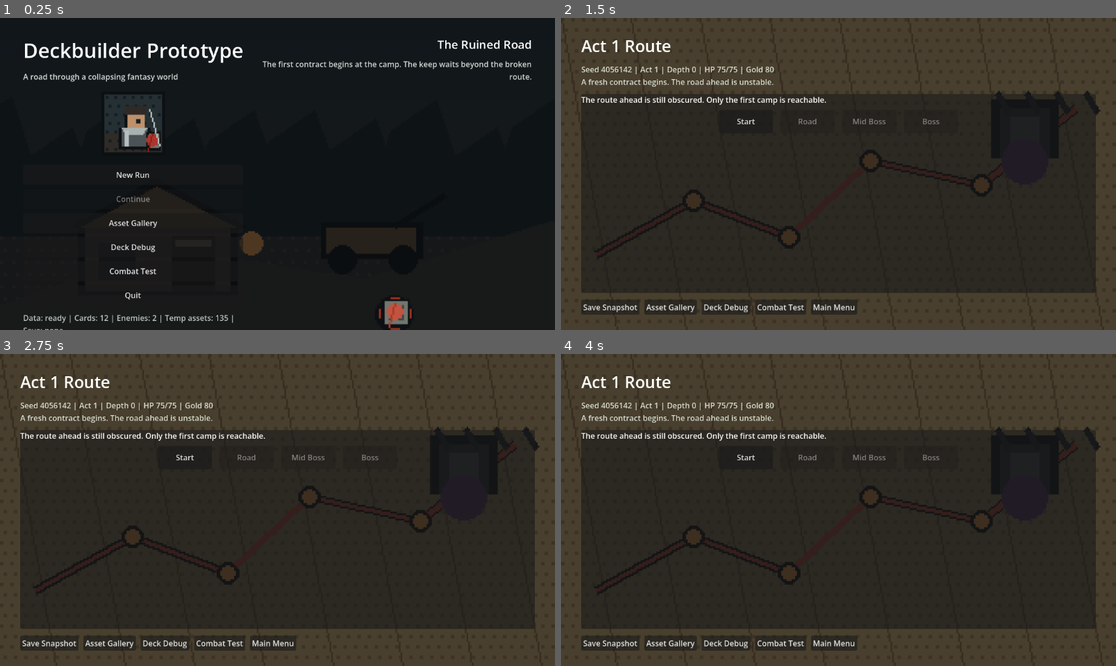
Above: before the commit, frames 1-4 (two rows, left to right).
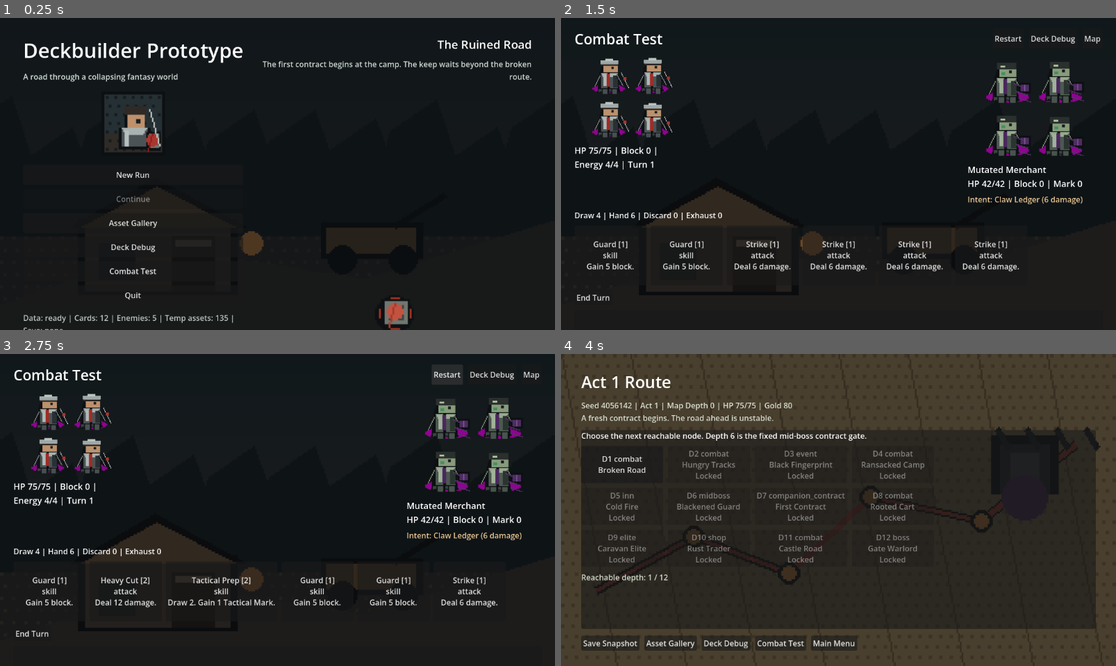
Above: after the commit, the same moments.

Repository: once0811-arch/game
Game: Godot game, scene res://scenes/main/main.tscn
Two runs of this game, one before a commit and one after it. Both use one fixed random seed, a clock stepped at 60 frames per second and the inputs below.
Inputs (mouse positions are in pixels of both pictures, inside the frame that each line leads up to):
- Up to frame 1 (0.25 s): no input
- Up to frame 2 (1.5 s): click "New Run" at 0.5 s; click (622, 127) at 1.25 s, where only the run after the commit has a clickable "D1 combat Broken Road"
- Up to frame 3 (2.75 s): click (449, 375) at 2 s, where only the run after the commit has a clickable "Restart"
- Up to frame 4 (4 s): click (610, 644) at 2.75 s, where only the run before the commit has a clickable "Save Snapshot"; click (1093, 375) at 3.5 s, where only the run after the commit has a clickable "Map"

The runs differ from the first frame. In frame 1, less than 0.1% of the frame differs, in the area x 27-29%, y 95-98%; in frame 2, 68%, in the area x 0-100%, y 0-100%; in frame 3, 68%; in frame 4, 3.3%.

Commit message:
Add phase 4 map reward flow

Diff:
--- a/SourceCode/autoloads/data_registry.gd
+++ b/SourceCode/autoloads/data_registry.gd
@@ -4,6 +4,7 @@
 const TEMP_ASSET_MANIFEST_PATH := "res://data/assets/temp_asset_manifest.json"
 const PROTAGONIST_CARDS_PATH := "res://data/cards/protagonist_cards.json"
 const ENEMIES_ACT1_PATH := "res://data/enemies/enemies_act1.json"
+const ACT1_ENCOUNTERS_PATH := "res://data/encounters/act1_encounters.json"
 
 var balance_constants: Dictionary = {}
 var temp_asset_manifest: Dictionary = {}
@@ -12,6 +13,7 @@
 var cards_by_id: Dictionary = {}
 var enemies_act1: Dictionary = {}
 var enemies_by_id: Dictionary = {}
+var act1_encounters: Dictionary = {}
 var load_errors: Array[String] = []
 
 
@@ -25,6 +27,7 @@
 	temp_asset_manifest = _load_dictionary(TEMP_ASSET_MANIFEST_PATH)
 	protagonist_cards = _load_dictionary(PROTAGONIST_CARDS_PATH)
 	enemies_act1 = _load_dictionary(ENEMIES_ACT1_PATH)
+	act1_encounters = _load_dictionary(ACT1_ENCOUNTERS_PATH)
 	_index_temp_assets()
 	_index_cards()
 	_index_enemies()
@@ -81,6 +84,10 @@
 	return enemies_by_id.size()
 
 
+func get_act1_encounters() -> Dictionary:
+	return act1_encounters
+
+
 func is_ready_for_phase_1() -> bool:
 	return load_errors.is_empty() and not balance_constants.is_empty() and get_temp_asset_count() > 0
 
@@ -91,6 +98,10 @@
 
 func is_ready_for_phase_3() -> bool:
 	return is_ready_for_phase_2() and get_enemy_count() > 0
+
+
+func is_ready_for_phase_4() -> bool:
+	return is_ready_for_phase_3() and not act1_encounters.is_empty()
 
 
 func _load_dictionary(path: String) -> Dictionary:
--- a/SourceCode/autoloads/scene_router.gd
+++ b/SourceCode/autoloads/scene_router.gd
@@ -34,6 +34,7 @@
 
 func start_new_run() -> void:
 	RunState.start_new_run()
+	MapState.start_act1()
 	go_to_map()
 
 
--- a/SourceCode/data/balance_constants.json
+++ b/SourceCode/data/balance_constants.json
@@ -1,6 +1,6 @@
 {
   "version": "0.1.0",
-  "phase": 3,
+  "phase": 4,
   "run": {
     "starting_act": 1,
     "starting_depth": 0,
--- /dev/null
+++ b/SourceCode/data/encounters/act1_encounters.json
@@ -0,0 +1,18 @@
+{
+  "version": "0.1.0",
+  "act": 1,
+  "nodes": [
+    {"depth": 1, "type": "combat", "label": "Broken Road", "enemy_id": "enemy_act1_mutated_merchant"},
+    {"depth": 2, "type": "combat", "label": "Hungry Tracks", "enemy_id": "enemy_act1_twisted_wolf"},
+    {"depth": 3, "type": "event", "label": "Black Fingerprint"},
+    {"depth": 4, "type": "combat", "label": "Ransacked Camp", "enemy_id": "enemy_act1_mutated_merchant"},
+    {"depth": 5, "type": "inn", "label": "Cold Fire"},
+    {"depth": 6, "type": "midboss", "label": "Blackened Guard", "enemy_id": "midboss_act1_blackened_guard"},
+    {"depth": 7, "type": "companion_contract", "label": "First Contract"},
+    {"depth": 8, "type": "combat", "label": "Rooted Cart", "enemy_id": "enemy_act1_mutated_merchant"},
+    {"depth": 9, "type": "elite", "label": "Caravan Elite", "enemy_id": "elite_act1_blackprint_captain"},
+    {"depth": 10, "type": "shop", "label": "Rust Trader"},
+    {"depth": 11, "type": "combat", "label": "Castle Road", "enemy_id": "enemy_act1_twisted_wolf"},
+    {"depth": 12, "type": "boss", "label": "Gate Warlord", "enemy_id": "boss_act1_blackprint_warlord"}
+  ]
+}
--- a/SourceCode/data/enemies/enemies_act1.json
+++ b/SourceCode/data/enemies/enemies_act1.json
@@ -25,6 +25,42 @@
         {"type": "attack", "damage": 7, "label": "Lunge"},
         {"type": "block", "block": 4, "label": "Circle"}
       ]
+    },
+    {
+      "id": "midboss_act1_blackened_guard",
+      "name": "Blackened Guard",
+      "max_hp": 72,
+      "asset_id": "midboss_act1_blackened_guard_idle",
+      "background_id": "bg_battle_act1_outpost",
+      "intents": [
+        {"type": "attack", "damage": 9, "label": "Broken Order"},
+        {"type": "block", "block": 8, "label": "Raise Shield"},
+        {"type": "attack", "damage": 13, "label": "Black Oath"}
+      ]
+    },
+    {
+      "id": "elite_act1_blackprint_captain",
+      "name": "Blackprint Captain",
+      "max_hp": 60,
+      "asset_id": "elite_act1_blackprint_captain_idle",
+      "background_id": "bg_battle_act1_outpost",
+      "intents": [
+        {"type": "attack", "damage": 8, "label": "Command Cut"},
+        {"type": "attack", "damage": 10, "label": "Press"},
+        {"type": "block", "block": 7, "label": "Hold Line"}
+      ]
+    },
+    {
+      "id": "boss_act1_blackprint_warlord",
+      "name": "Blackprint Warlord",
+      "max_hp": 96,
+      "asset_id": "boss_act1_blackprint_warlord_idle",
+      "background_id": "bg_battle_act1_boss_gate",
+      "intents": [
+        {"type": "attack", "damage": 10, "label": "Gate Strike"},
+        {"type": "block", "block": 10, "label": "Iron Refusal"},
+        {"type": "attack", "damage": 16, "label": "Warlord's Mark"}
+      ]
     }
   ]
 }
--- a/SourceCode/project.godot
+++ b/SourceCode/project.godot
@@ -22,6 +22,8 @@
 SaveService="*res://autoloads/save_service.gd"
 SceneRouter="*res://autoloads/scene_router.gd"
 RunState="*res://scripts/state/run_state.gd"
+MapState="*res://scripts/map/map_state.gd"
+RewardState="*res://scripts/rewards/reward_state.gd"
 
 [physics]
 
--- a/SourceCode/scripts/combat/combat_screen.gd
+++ b/SourceCode/scripts/combat/combat_screen.gd
@@ -142,7 +142,7 @@
 
 	claim_reward_button = Button.new()
 	claim_reward_button.text = "Claim Reward"
-	claim_reward_button.pressed.connect(Callable(SceneRouter, "open_card_reward"))
+	claim_reward_button.pressed.connect(_on_claim_reward_pressed)
 	controls.add_child(claim_reward_button)
 
 	var log_panel := PanelContainer.new()
@@ -155,9 +155,11 @@
 
 
 func _restart_combat() -> void:
-	RunState.start_new_run()
+	if not RunState.is_run_active:
+		RunState.start_new_run()
 	log_lines.clear()
-	var enemy_id := String(DataRegistry.get_balance("combat.debug_enemy_id", "enemy_act1_mutated_merchant"))
+	var default_enemy_id := String(DataRegistry.get_balance("combat.debug_enemy_id", "enemy_act1_mutated_merchant"))
+	var enemy_id := MapState.get_selected_enemy_id(default_enemy_id)
 	_append_logs(turn_manager.start_debug_combat(enemy_id))
 	_refresh()
 
@@ -243,6 +245,12 @@
 	_refresh()
 
 
+func _on_claim_reward_pressed() -> void:
+	var source := "map_combat" if MapState.has_selected_node() else "debug_combat"
+	RewardState.begin_card_reward(source)
+	SceneRouter.open_card_reward()
+
+
 func _append_logs(messages: Array[String]) -> void:
 	for message in messages:
 		log_lines.append(message)
--- /dev/null
+++ b/SourceCode/scripts/map/map_generator.gd
@@ -0,0 +1,19 @@
+class_name MapGenerator
+extends RefCounted
+
+
+func generate_act1(encounter_data: Dictionary) -> Array[Dictionary]:
+	var nodes: Array[Dictionary] = []
+	for node_data in encounter_data.get("nodes", []):
+		if typeof(node_data) != TYPE_DICTIONARY:
+			continue
+		var node: Dictionary = node_data.duplicate(true)
+		node["id"] = "act1_depth_%02d" % int(node.get("depth", nodes.size() + 1))
+		node["completed"] = false
+		nodes.append(node)
+	nodes.sort_custom(_sort_by_depth)
+	return nodes
+
+
+func _sort_by_depth(a: Dictionary, b: Dictionary) -> bool:
+	return int(a.get("depth", 0)) < int(b.get("depth", 0))
--- /dev/null
+++ b/SourceCode/scripts/map/map_state.gd
@@ -0,0 +1,101 @@
+extends Node
+
+const MapGeneratorScript := preload("res://scripts/map/map_generator.gd")
+
+var nodes: Array[Dictionary] = []
+var current_depth := 0
+var selected_node_id := ""
+var selected_enemy_id := ""
+
+
+func start_act1() -> void:
+	var generator = MapGeneratorScript.new()
+	nodes = generator.generate_act1(DataRegistry.get_act1_encounters())
+	current_depth = 0
+	selected_node_id = ""
+	selected_enemy_id = ""
+
+
+func ensure_act1() -> void:
+	if nodes.is_empty():
+		start_act1()
+
+
+func get_available_depth() -> int:
+	return current_depth + 1
+
+
+func get_node_state(node: Dictionary) -> String:
+	if bool(node.get("completed", false)):
+		return "completed"
+	if int(node.get("depth", 0)) == get_available_depth():
+		return "available"
+	return "locked"
+
+
+func choose_node(node_id: String) -> bool:
+	ensure_act1()
+	for node in nodes:
+		if String(node.get("id", "")) != node_id:
+			continue
+		if get_node_state(node) != "available":
+			return false
+		selected_node_id = node_id
+		selected_enemy_id = String(node.get("enemy_id", ""))
+		return true
+	return false
+
+
+func complete_selected_node() -> void:
+	if selected_node_id.is_empty():
+		return
+	for i in range(nodes.size()):
+		var node: Dictionary = nodes[i]
+		if String(node.get("id", "")) == selected_node_id:
+			node["completed"] = true
+			nodes[i] = node
+			current_depth = max(current_depth, int(node.get("depth", current_depth)))
+			break
+	selected_node_id = ""
+	selected_enemy_id = ""
+
+
+func has_selected_node() -> bool:
+	return not selected_node_id.is_empty()
+
+
+func get_selected_enemy_id(default_enemy_id: String) -> String:
+	if selected_enemy_id.is_empty():
+		return default_enemy_id
+	return selected_enemy_id
+
+
+func get_selected_node_type() -> String:
+	for node in nodes:
+		if String(node.get("id", "")) == selected_node_id:
+			return String(node.get("type", ""))
+	return ""
+
+
+func to_snapshot() -> Dictionary:
+	return {
+		"nodes": nodes.duplicate(true),
+		"current_depth": current_depth,
+		"selected_node_id": selected_node_id,
+		"selected_enemy_id": selected_enemy_id,
+	}
+
+
+func from_snapshot(snapshot: Dictionary) -> void:
+	if snapshot.is_empty():
+		start_act1()
+		return
+	nodes = []
+	for node in snapshot.get("nodes", []):
+		if typeof(node) == TYPE_DICTIONARY:
+			nodes.append(node)
+	current_depth = int(snapshot.get("current_depth", 0))
+	selected_node_id = String(snapshot.get("selected_node_id", ""))
+	selected_enemy_id = String(snapshot.get("selected_enemy_id", ""))
+	if nodes.is_empty():
+		start_act1()
--- a/SourceCode/scripts/rewards/card_reward_screen.gd
+++ b/SourceCode/scripts/rewards/card_reward_screen.gd
@@ -7,6 +7,7 @@
 var reward_options: Array[Dictionary] = []
 var reward_box: HBoxContainer
 var status_label: Label
+var continue_button: Button
 
 
 func _ready() -> void:
@@ -64,10 +65,11 @@
 	skip.pressed.connect(_on_skip_pressed)
 	actions.add_child(skip)
 
-	var map := Button.new()
-	map.text = "Map"
-	map.pressed.connect(Callable(SceneRouter, "go_to_map"))
-	actions.add_child(map)
+	continue_button = Button.new()
+	continue_button.text = "Continue"
+	continue_button.pressed.connect(Callable(SceneRouter, "go_to_map"))
+	continue_button.visible = false
+	actions.add_child(continue_button)
 
 
 func _generate_rewards() -> void:
@@ -95,15 +97,16 @@
 	if index < 0 or index >= reward_options.size():
 		return
 	var card := reward_options[index]
-	RunState.deck.add_card_to_discard(String(card.get("id", "")))
+	RewardState.claim_card(String(card.get("id", "")))
 	status_label.text = "Added %s to discard." % CardDataScript.card_name(card)
 	for child in reward_box.get_children():
 		child.queue_free()
+	continue_button.visible = true
 
 
 func _on_skip_pressed() -> void:
-	var gold := reward_generator.get_skip_gold()
-	RunState.gold += gold
+	var gold := RewardState.skip_card_reward()
 	status_label.text = "Gained %d gold." % gold
 	for child in reward_box.get_children():
 		child.queue_free()
+	continue_button.visible = true
--- /dev/null
+++ b/SourceCode/scripts/rewards/reward_state.gd
@@ -0,0 +1,26 @@
+extends Node
+
+var pending_source := ""
+
+
+func begin_card_reward(source: String) -> void:
+	pending_source = source
+
+
+func claim_card(card_id: String) -> void:
+	if not card_id.is_empty():
+		RunState.deck.add_card_to_discard(card_id)
+	_complete_pending()
+
+
+func skip_card_reward() -> int:
+	var gold := int(DataRegistry.get_balance("rewards.skip_gold", 15))
+	RunState.gold += gold
+	_complete_pending()
+	return gold
+
+
+func _complete_pending() -> void:
+	if pending_source == "map_combat":
+		MapState.complete_selected_node()
+	pending_source = ""
--- a/SourceCode/scripts/ui/main_menu.gd
+++ b/SourceCode/scripts/ui/main_menu.gd
@@ -138,7 +138,7 @@
 
 func _refresh_status() -> void:
 	continue_button.disabled = not SaveService.has_save()
-	var data_state := "ready" if DataRegistry.is_ready_for_phase_3() else "missing"
+	var data_state := "ready" if DataRegistry.is_ready_for_phase_4() else "missing"
 	status_label.text = "Data: %s | Cards: %d | Enemies: %d | Temp assets: %d | Save: %s" % [
 		data_state,
 		DataRegistry.get_card_count(),
@@ -161,6 +161,8 @@
 		_refresh_status()
 		status_label.text += "\nCould not load save snapshot."
 		return
+	var map_snapshot: Dictionary = snapshot.get("map", {})
+	MapState.from_snapshot(map_snapshot)
 	SceneRouter.go_to_map()
 
 
--- a/SourceCode/scripts/ui/map_screen.gd
+++ b/SourceCode/scripts/ui/map_screen.gd
@@ -1,11 +1,15 @@
 extends Control
 
 var run_label: Label
+var node_grid: GridContainer
+var map_log_label: Label
 
 
 func _ready() -> void:
+	if RunState.is_run_active:
+		MapState.ensure_act1()
 	_build_ui()
-	_refresh_run_info()
+	_refresh()
 
 
 func _build_ui() -> void:
@@ -54,21 +58,20 @@
 	map_area.add_child(map_box)
 
 	var hint := Label.new()
-	hint.text = "The route ahead is still obscured. Only the first camp is reachable."
+	hint.text = "Choose the next reachable node. Depth 6 is the fixed mid-boss contract gate."
 	hint.autowrap_mode = TextServer.AUTOWRAP_WORD_SMART
 	map_box.add_child(hint)
 
-	var route := HBoxContainer.new()
-	route.alignment = BoxContainer.ALIGNMENT_CENTER
-	route.add_theme_constant_override("separation", 16)
-	map_box.add_child(route)
+	node_grid = GridContainer.new()
+	node_grid.columns = 4
+	node_grid.add_theme_constant_override("h_separation", 10)
+	node_grid.add_theme_constant_override("v_separation", 10)
+	map_box.add_child(node_grid)
 
-	for label_text in ["Start", "Road", "Mid Boss", "Boss"]:
-		var node := Button.new()
-		node.text = label_text
-		node.custom_minimum_size = Vector2(112, 48)
-		node.disabled = label_text != "Start"
-		route.add_child(node)
+	map_log_label = Label.new()
+	map_log_label.autowrap_mode = TextServer.AUTOWRAP_WORD_SMART
+	map_log_label.modulate = Color(0.82, 0.84, 0.78)
+	map_box.add_child(map_log_label)
 
 	var actions := HBoxContainer.new()
 	actions.add_theme_constant_override("separation", 10)
@@ -104,10 +107,10 @@
 	if not RunState.is_run_active:
 		run_label.text = "No active run. Return to Main Menu and start a new run."
 		return
-	run_label.text = "Seed %d | Act %d | Depth %d | HP %d/%d | Gold %d\n%s" % [
+	run_label.text = "Seed %d | Act %d | Map Depth %d | HP %d/%d | Gold %d\n%s" % [
 		RunState.run_seed,
 		RunState.act,
-		RunState.depth,
+		MapState.current_depth,
 		RunState.current_hp,
 		RunState.max_hp,
 		RunState.gold,
@@ -115,6 +118,51 @@
 	]
 
 
+func _refresh() -> void:
+	_refresh_run_info()
+	_refresh_nodes()
+
+
+func _refresh_nodes() -> void:
+	for child in node_grid.get_children():
+		child.queue_free()
+	if not RunState.is_run_active:
+		map_log_label.text = "Start a new run to generate the Act 1 route."
+		return
+	MapState.ensure_act1()
+	map_log_label.text = "Reachable depth: %d / 12" % MapState.get_available_depth()
+	for node in MapState.nodes:
+		node_grid.add_child(_make_node_button(node))
+
+
+func _make_node_button(node: Dictionary) -> Button:
+	var button := Button.new()
+	var state := MapState.get_node_state(node)
+	var prefix := "D%d" % int(node.get("depth", 0))
+	button.custom_minimum_size = Vector2(170, 66)
+	button.text = "%s %s\n%s" % [prefix, String(node.get("type", "?")), String(node.get("label", ""))]
+	button.disabled = state != "available"
+	if state == "completed":
+		button.text += "\nDone"
+	elif state == "locked":
+		button.text += "\nLocked"
+	button.pressed.connect(_on_node_pressed.bind(String(node.get("id", ""))))
+	return button
+
+
+func _on_node_pressed(node_id: String) -> void:
+	if not MapState.choose_node(node_id):
+		return
+	var node_type := MapState.get_selected_node_type()
+	if node_type in ["combat", "elite", "midboss", "boss"]:
+		SceneRouter.open_combat_test()
+	else:
+		MapState.complete_selected_node()
+		_refresh()
+
+
 func _on_save_pressed() -> void:
-	SaveService.write_run_snapshot(RunState.to_snapshot())
-	_refresh_run_info()
+	var snapshot := RunState.to_snapshot()
+	snapshot["map"] = MapState.to_snapshot()
+	SaveService.write_run_snapshot(snapshot)
+	_refresh()
Not shown, added: docs/phase4_map_reward_midboss_report.md
